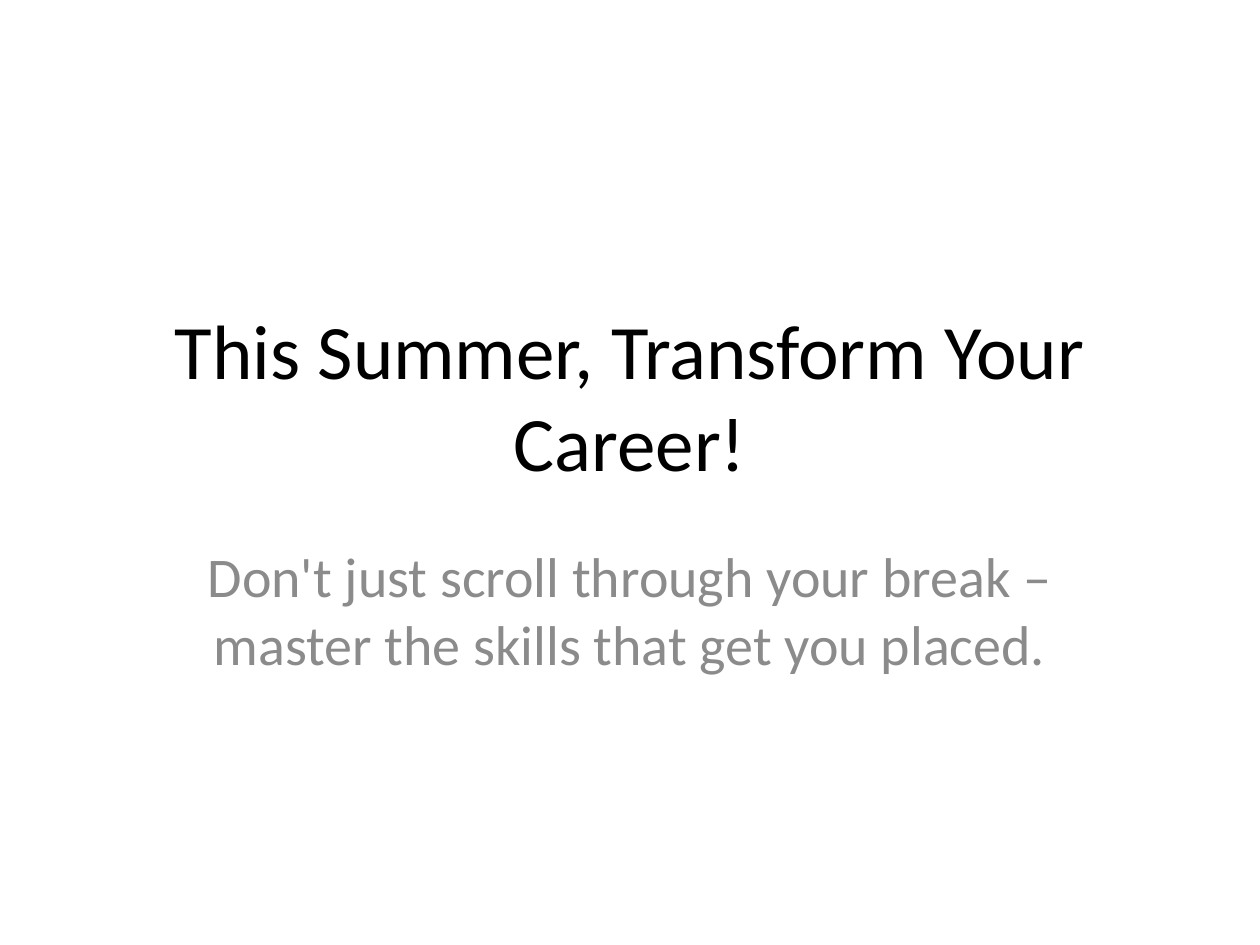
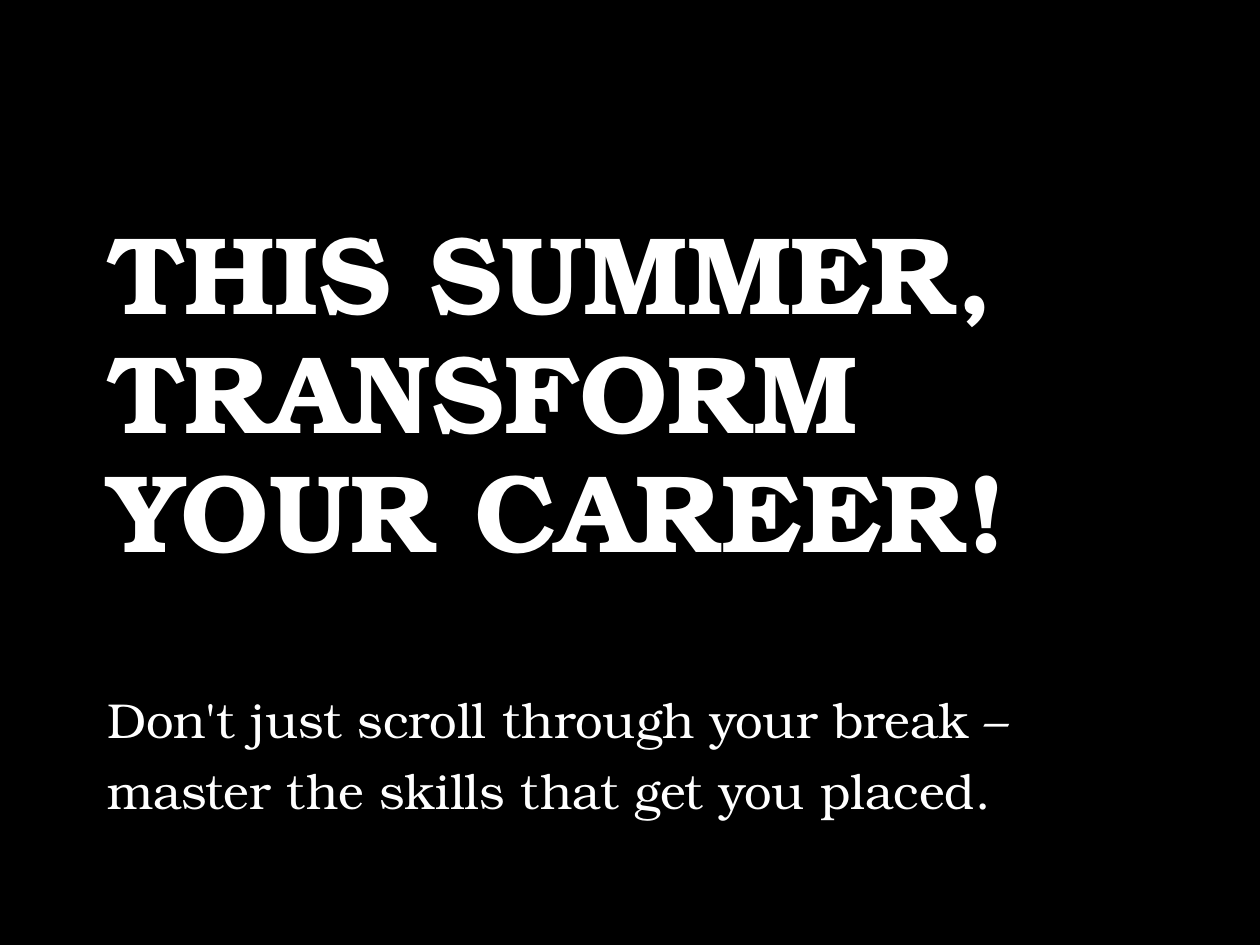
Before and after one commit to R-Venkat-Kalyan/Career-Launchpad, a slide deck: slide 1 of Summer_Placement_Training_Presentation.pptx. Drawn at 1260x945 pixels with LibreOffice and Linux fonts; fonts in the diff are those of the drawing; background and template pictures are left out. Boxes give left, top, right and bottom in pixels: in the first picture for what was removed or moved away, otherwise in the second. Text is boxed around its words. In the diff, an @@ line names an element or a change of style, - is before the commit and + after.

```diff
--- a/Summer_Placement_Training_Presentation.pptx
+++ b/Summer_Placement_Training_Presentation.pptx
@@ background #FFFFFF to picture (left out) @@
@@ title "THIS SUMMER, TRANSFORM YOUR CAREER!" at (x1=107, y1=237, x2=1006, y2=554): vertical alignment middle to bottom @@
@@ title at (x1=107, y1=237, x2=1006, y2=554): text changed; size 44 to 63 pt; font Calibri to TeX Gyre Bonum; text colour #000000 to #FFFFFF; bold on @@
-This Summer, Transform Your Career!
+THIS SUMMER, TRANSFORM YOUR CAREER!
@@ subtitle "Don't just scroll through your ..." moved from (x1=208, y1=558, x2=1045, y2=675) to (x1=107, y1=703, x2=990, y2=821) @@
@@ subtitle "Don't just scroll through your ..." at (x1=107, y1=703, x2=990, y2=821): size 32 to 28 pt, font Calibri to TeX Gyre Bonum, text colour #8C8C8C to #FFFFFF; alignment centre to left; line spacing 1 to 1.2; more space between paragraphs @@
```
Also in this commit, not shown: 7 other slides changed, 1 slide removed.
